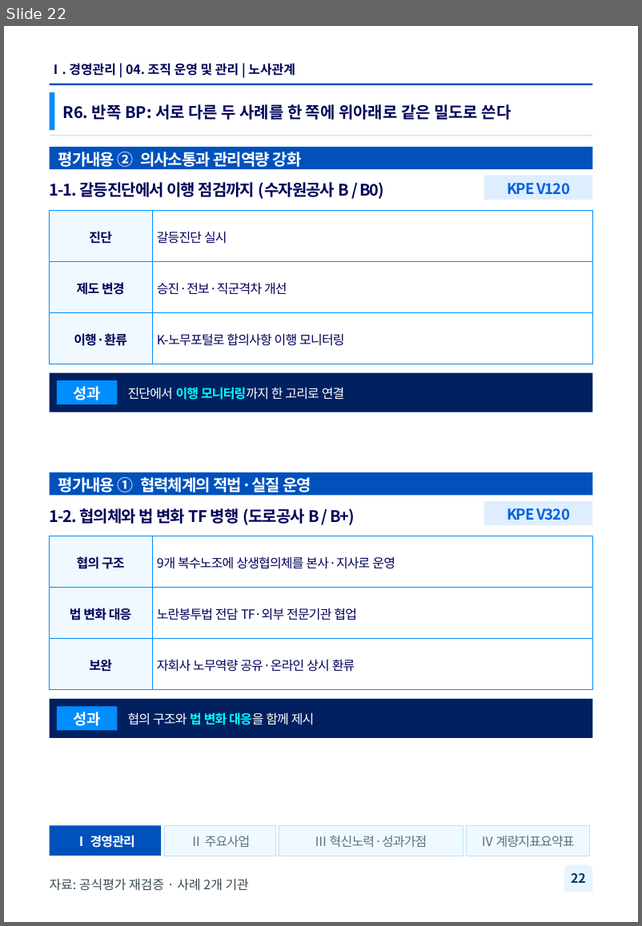
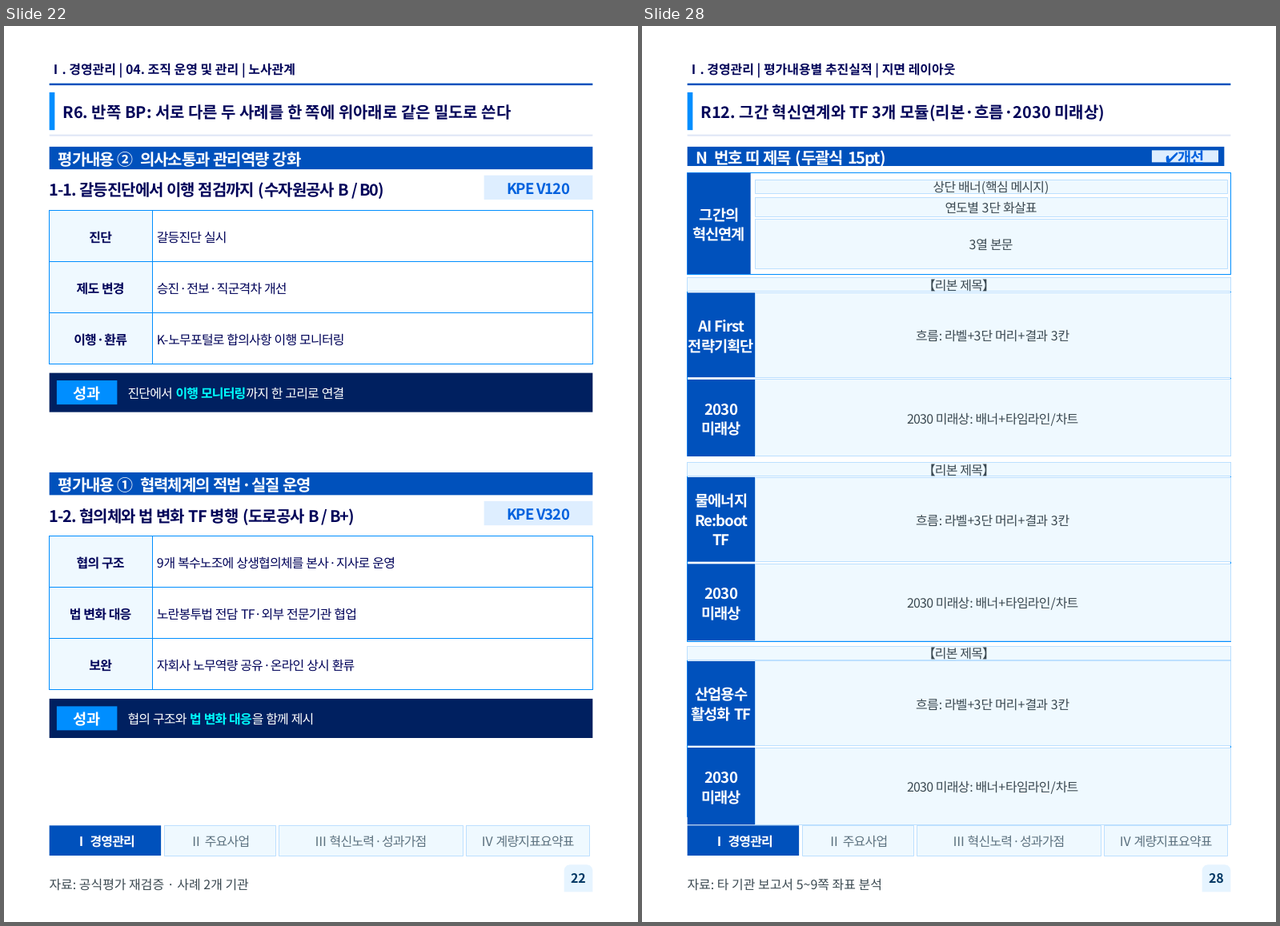
Before and after one commit to khjlsi-creator/claude, a slide deck: korad-경영평가-ppt/KORAD_경영평가_노사관계_A4세로.pptx. Shown side by side, each under a label of ours: slide 22 before the commit, slides 22 and 28 after it; the slides between them are not shown. The pictures are 642x926 and 1280x926 pixels, drawn with LibreOffice and Linux fonts; fonts in the diff are those of the drawing; background and template pictures are left out. Boxes give left, top, right and bottom in pixels: in the first picture for what was removed or moved away, otherwise in the second. Text is boxed around its words. In the diff, an @@ line names an element or a change of style, - is before the commit and + after.

```diff
--- a/korad-경영평가-ppt/KORAD_경영평가_노사관계_A4세로.pptx
+++ b/korad-경영평가-ppt/KORAD_경영평가_노사관계_A4세로.pptx
@@ slide 28 added at [642,26,1276,922], background #FFFFFF; not listed: 5 template elements that a slide beside it also shows @@
@@ text added at [688,63,956,76], 12 pt, text #000359, bold @@
+Ⅰ. 경영관리 | 평가내용별 추진실적 | 지면 레이아웃
@@ title added at [701,104,1105,121], 15 pt, text #000359, bold @@
+R12. 그간 혁신연계와 TF 3개 모듈(리본·흐름·2030 미래상)
@@ rectangle added at [688,146,1224,165], fill #0051BC, 15 pt, text #FFFFFF, bold @@
+N 번호 띠 제목 (두괄식 15pt)
@@ rectangle added at [1152,150,1218,162], fill #DEEEFF, 14 pt, text #0061DE, bold @@
+✔개선
@@ rectangle added at [688,173,1230,274], fill #FFFFFF, outline #008EFF 0.5 pt @@
@@ rectangle added at [688,173,751,274], fill #0051BC, 14 pt, text #FFFFFF, bold @@
+그간의 혁신연계
@@ rectangle added at [755,180,1227,193], fill #EFF9FF, outline #BDE0FF 0.5 pt, 12 pt, text #3B4951 @@
+상단 배너(핵심 메시지)
@@ rectangle added at [755,197,1227,216], fill #EFF9FF, outline #BDE0FF 0.5 pt, 12 pt, text #3B4951 @@
+연도별 3단 화살표
@@ rectangle added at [755,219,1227,269], fill #EFF9FF, outline #BDE0FF 0.5 pt, 12 pt, text #3B4951 @@
+3열 본문
@@ rectangle added at [688,278,1230,456], fill #FFFFFF, outline #008EFF 0.5 pt @@
@@ rectangle added at [688,278,1230,292], fill #EFF9FF, outline #BDE0FF 0.5 pt, 12 pt, text #3B4951 @@
+【리본 제목】
@@ rectangle added at [688,292,755,377], fill #0051BC, 14 pt, text #FFFFFF, bold @@
+AI First 전략기획단
@@ rectangle added at [755,292,1230,377], fill #EFF9FF, outline #BDE0FF 0.5 pt, 12 pt, text #3B4951 @@
+흐름: 라벨+3단 머리+결과 3칸
@@ rectangle added at [688,379,755,456], fill #0051BC, 14 pt, text #FFFFFF, bold @@
+2030 미래상
@@ rectangle added at [755,379,1230,456], fill #EFF9FF, outline #BDE0FF 0.5 pt, 12 pt, text #3B4951 @@
+2030 미래상: 배너+타임라인/차트
@@ rectangle added at [688,462,1230,641], fill #FFFFFF, outline #008EFF 0.5 pt @@
@@ rectangle added at [688,477,755,561], fill #0051BC, 14 pt, text #FFFFFF, bold @@
+물에너지 Re:boot TF
@@ rectangle added at [688,462,1230,476], fill #EFF9FF, outline #BDE0FF 0.5 pt, 12 pt, text #3B4951 @@
+【리본 제목】
@@ rectangle added at [755,477,1230,561], fill #EFF9FF, outline #BDE0FF 0.5 pt, 12 pt, text #3B4951 @@
+흐름: 라벨+3단 머리+결과 3칸
@@ rectangle added at [688,564,755,640], fill #0051BC, 14 pt, text #FFFFFF, bold @@
+2030 미래상
@@ rectangle added at [755,564,1230,640], fill #EFF9FF, outline #BDE0FF 0.5 pt, 12 pt, text #3B4951 @@
+2030 미래상: 배너+타임라인/차트
@@ rectangle added at [688,646,1230,816], fill #FFFFFF, outline #008EFF 0.5 pt @@
@@ rectangle added at [688,646,1230,660], fill #EFF9FF, outline #BDE0FF 0.5 pt, 12 pt, text #3B4951 @@
+【리본 제목】
@@ rectangle added at [688,661,755,745], fill #0051BC, 14 pt, text #FFFFFF, bold @@
+산업용수 활성화 TF
@@ rectangle added at [755,661,1230,745], fill #EFF9FF, outline #BDE0FF 0.5 pt, 12 pt, text #3B4951 @@
+흐름: 라벨+3단 머리+결과 3칸
@@ rectangle added at [688,748,755,824], fill #0051BC, 14 pt, text #FFFFFF, bold @@
+2030 미래상
@@ rectangle added at [755,748,1230,824], fill #EFF9FF, outline #BDE0FF 0.5 pt, 12 pt, text #3B4951 @@
+2030 미래상: 배너+타임라인/차트
@@ rectangle added at [688,825,799,855], fill #0051BC, 12 pt, text #FFFFFF, bold @@
+Ⅰ 경영관리
@@ rectangle added at [802,825,914,855], fill #EFF9FF, outline #BDE0FF 0.5 pt, 12 pt, text #5D7280 @@
+Ⅱ 주요사업
@@ rectangle added at [916,825,1100,855], fill #EFF9FF, outline #BDE0FF 0.5 pt, 12 pt, text #5D7280 @@
+Ⅲ 혁신노력·성과가점
@@ rectangle added at [1104,825,1227,855], fill #EFF9FF, outline #BDE0FF 0.5 pt, 12 pt, text #5D7280 @@
+Ⅳ 계량지표요약표
@@ text added at [688,879,882,891], 12 pt, text #3B4951 @@
+자료: 타 기관 보고서 5~9쪽 좌표 분석
```
Also in this commit, not shown: 7 slides changed, 4 other slides added, 6 other files.
